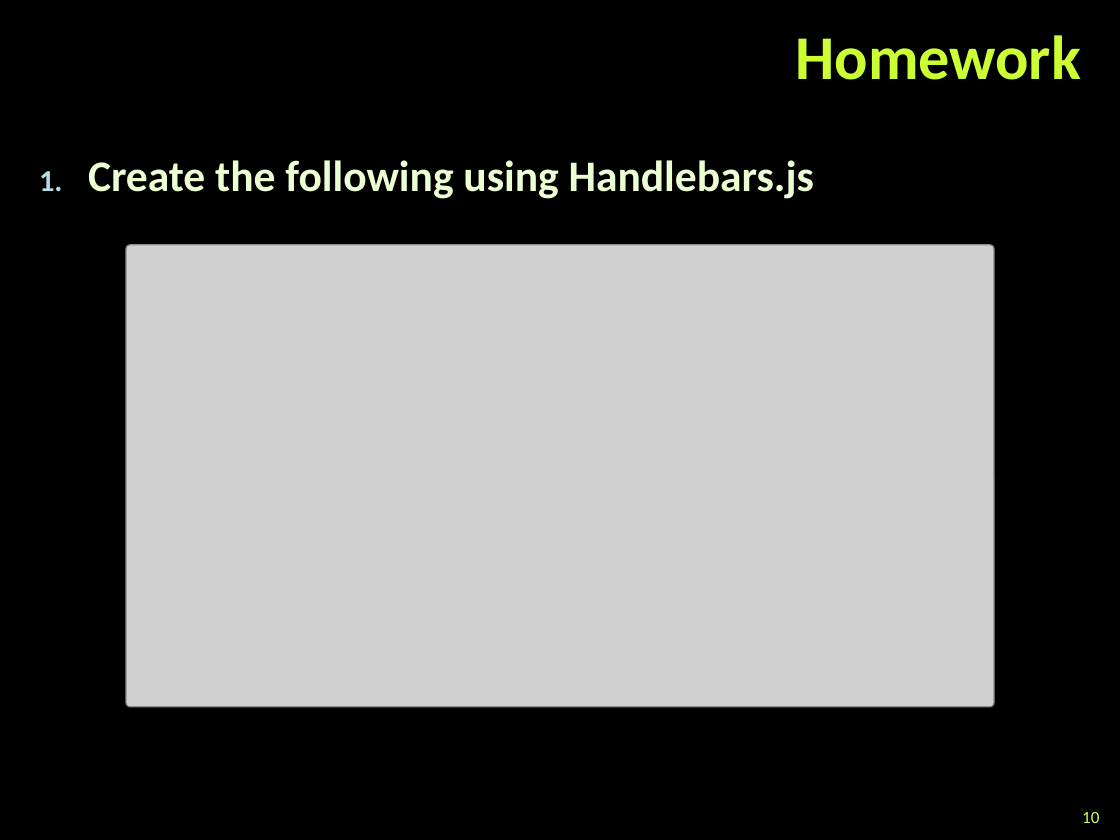
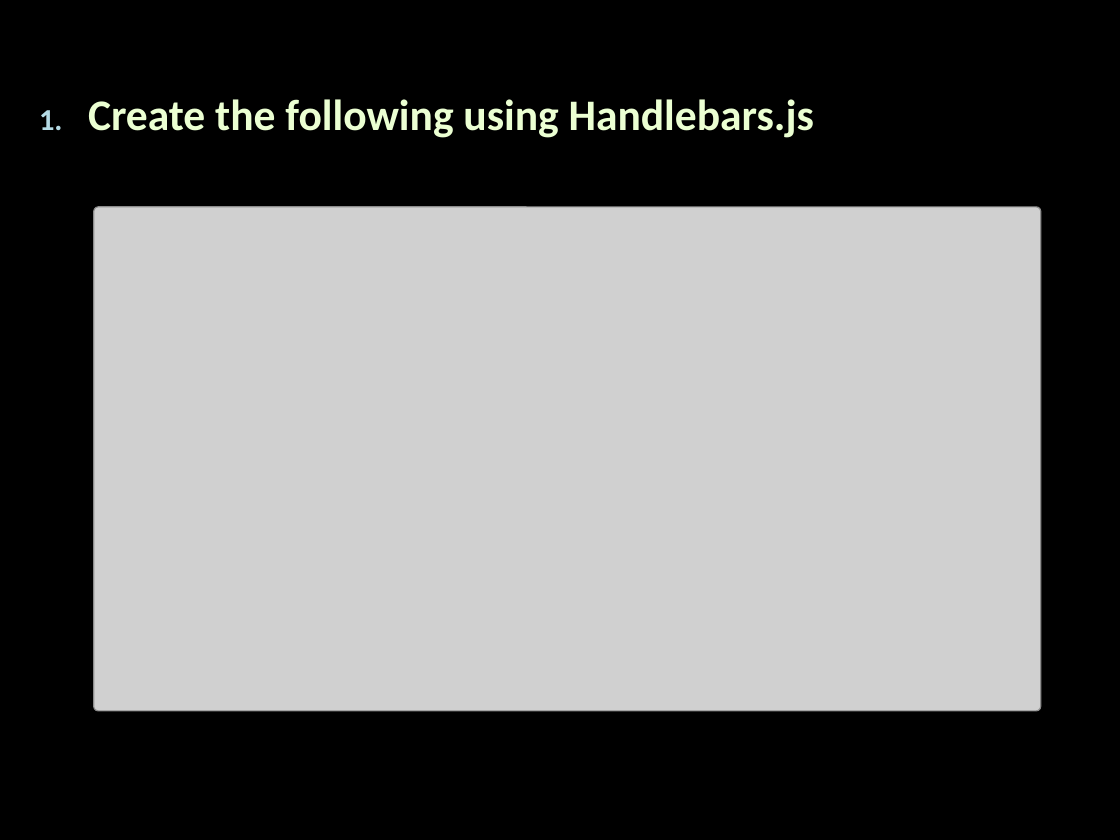
Before and after one commit to Termininja/TelerikAcademy, a slide deck: slide 1 of JavaScript/JS UI & DOM/11. HTML Templates/HTML Templates.pptx (slide 10 before the commit). Drawn at 1120x840 pixels with LibreOffice and Linux fonts; fonts in the diff are those of the drawing; grey boxes stand for pictures; background and template pictures are left out. Boxes give left, top, right and bottom in pixels: in the first picture for what was removed or moved away, otherwise in the second. Text is boxed around its words. In the diff, an @@ line names an element or a change of style, - is before the commit and + after.

```diff
--- a/JavaScript/JS UI & DOM/11. HTML Templates/HTML Templates.pptx
+++ b/JavaScript/JS UI & DOM/11. HTML Templates/HTML Templates.pptx
@@ title removed at (796, 35, 1081, 80) @@
-Homework
@@ text "Create the following using Handlebars.js": place and size @@
-text "Create the following using Handlebars.js" at (88, 160, 814, 199)
+text "Create the following using Handlebars.js" at (88, 99, 814, 138)
@@ picture: place and size @@
-picture at (125, 245, 993, 707)
+picture at (94, 207, 1042, 711)
@@ page number removed at (1082, 812, 1099, 823) @@
-10
```
Also in this commit, not shown: 4 other slides changed, 9 slides removed, 11 other files.
